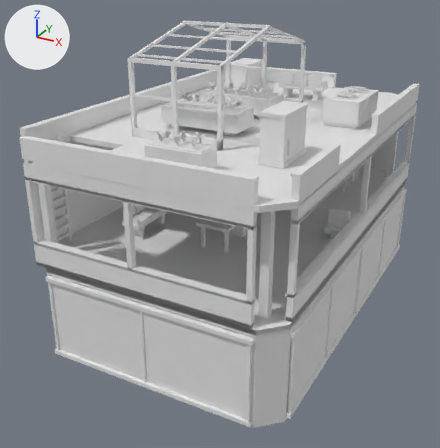
One commit to the OBJ model cloudbreak-array-r2/assets/tower-o-2.obj: the scene before it, then after it.
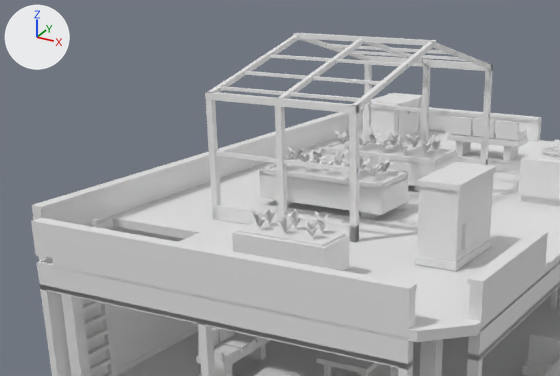
Each version appears first whole from a 50 mm lens placed at (8.77, -17.91, 8.18), pointed at (-0.44, -1.17, -0.2), and next in a close-up on the part from 0% to 79% of the width and 0% to 52% of the height. The axes (+X, +Y, +Z) are drawn at upper left. The lights are the same throughout. The last two pictures show the newer version. Where no turn or scale is listed for an object, it has been applied to the vertices.

Objects in the first close-up: 'tower-o-2'.
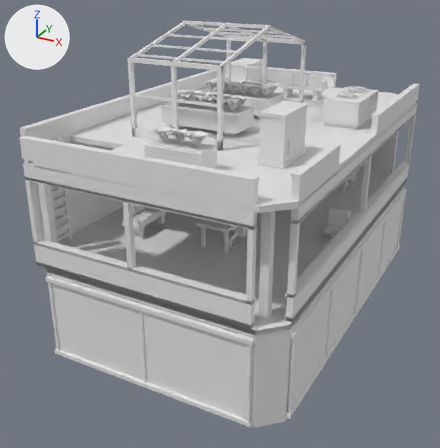
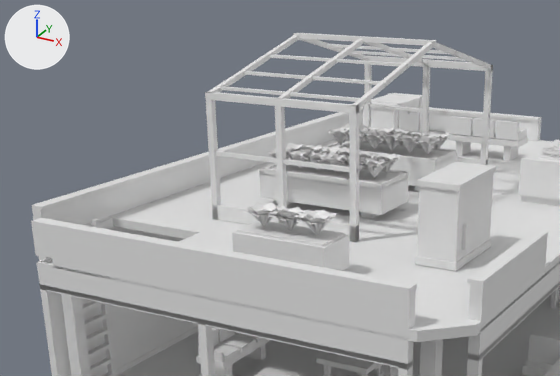
What differs and where, as boxes [x1, y1, x2, y2] in the close-ups (560 x 376 px; the box of a moved part takes in the faces that stretch with it):
part 1 of me_tower_o_2, added
    after: [360, 370, 384, 376]
part 2 of me_tower_o_2, rebuilt
    before: [385, 130, 402, 146]
    after: [388, 129, 414, 147]
part 3 of me_tower_o_2, rebuilt (67% wider, 19% taller)
    before: [375, 134, 392, 149]
    after: [377, 133, 406, 151]
part 4 of me_tower_o_2, rebuilt (72% wider, 24% taller)
    before: [376, 156, 393, 172]
    after: [371, 153, 401, 173]
part 5 of me_tower_o_2, rebuilt (63% wider)
    before: [364, 158, 382, 178]
    after: [359, 159, 389, 178]
part 6 of me_tower_o_2, rebuilt
    before: [365, 128, 381, 143]
    after: [359, 125, 379, 143]
part 7 of me_tower_o_2, rebuilt (69% wider, 25% taller)
    before: [359, 155, 371, 170]
    after: [359, 151, 380, 170]
part 8 of me_tower_o_2, rebuilt
    before: [340, 158, 350, 175]
    after: [336, 156, 373, 171]
part 9 of me_tower_o_2, rebuilt
    before: [335, 130, 350, 145]
    after: [327, 127, 349, 145]
part 10 of me_tower_o_2, rebuilt
    before: [330, 150, 349, 166]
    after: [321, 146, 345, 154]
part 11 of me_tower_o_2, rebuilt
    before: [431, 134, 443, 150]
    after: [425, 132, 450, 150]
part 12 of me_tower_o_2, rebuilt
    before: [417, 139, 435, 154]
    after: [413, 135, 441, 155]
part 13 of me_tower_o_2, rebuilt
    before: [308, 150, 326, 163]
    after: [301, 144, 328, 153]
part 14 of me_tower_o_2, rebuilt
    before: [406, 134, 423, 148]
    after: [409, 131, 435, 149]
part 15 of me_tower_o_2, rebuilt
    before: [396, 137, 413, 152]
    after: [394, 134, 424, 153]
part 16 of me_tower_o_2, rebuilt
    before: [287, 147, 306, 161]
    after: [286, 143, 307, 151]
part 17 of me_tower_o_2, rebuilt (63% wider, 44% taller)
    before: [274, 152, 292, 160]
    after: [267, 147, 297, 159]
part 18 of me_tower_o_2, moved or reshaped
    before: [251, 207, 329, 237]
    after: [242, 202, 337, 235]
part 19 of me_tower_o_2, built on
    before: [296, 153, 336, 172]
    after: [286, 147, 361, 173]
part 20 of me_tower_o_2, built on
    before: [359, 134, 370, 148]
    after: [343, 128, 397, 149]

Patch to the scene script:
```diff
--- a/cloudbreak-array-r2/assets/tower-o-2.obj.py
+++ b/cloudbreak-array-r2/assets/tower-o-2.obj.py
@@ me_tower_o_2 @@
-me_tower_o_2.from_pydata(...)  # 3511 vertices, 4995 faces; spans x -4.32..4.32, y -6.82..6.82, z -2.97..6.28
+me_tower_o_2.from_pydata(...)  # 5284 vertices, 7179 faces; spans x -4.32..4.32, y -6.82..6.82, z -2.97..6.28
+# me_tower_o_2 part 1: a new loose piece, a box spanning x 0.76..1.09, y -3.16..-2.76, z 0.37..0.48
+# me_tower_o_2 part 2: the loose piece of 25 vertices spanning x -0.82..-0.46, y 0.76..1.13, z 3.93..4.26 is rebuilt with 85 vertices and now spans x -0.79..-0.11, y 0.63..1.19, z 3.93..4.31
+# me_tower_o_2 part 3: the loose piece of 25 vertices spanning x -0.83..-0.47, y 0.3..0.67, z 3.93..4.27 is rebuilt with 85 vertices and now spans x -0.79..-0.11, y 0.25..0.81, z 3.93..4.31
+# me_tower_o_2 part 4: the loose piece of 25 vertices spanning x 0.18..0.52, y -1.56..-1.19, z 3.93..4.22 is rebuilt with 85 vertices and now spans x 0.03..0.58, y -1.71..-1.14, z 3.93..4.3
+# me_tower_o_2 part 5: the loose piece of 25 vertices spanning x 0.15..0.51, y -2.03..-1.67, z 3.94..4.27 is rebuilt with 85 vertices and now spans x 0.04..0.58, y -2.08..-1.52, z 3.93..4.29
+# me_tower_o_2 part 6: the loose piece of 25 vertices spanning x -1.29..-0.97, y 0.77..1.14, z 3.93..4.26 is rebuilt with 85 vertices and now spans x -1.6..-0.94, y 0.59..1.19, z 3.93..4.32
+# me_tower_o_2 part 7: the loose piece of 25 vertices spanning x -0.34..0.02, y -1.57..-1.19, z 3.93..4.25 is rebuilt with 85 vertices and now spans x -0.36..0.3, y -1.71..-1.14, z 3.93..4.31
+# me_tower_o_2 part 8: the loose piece of 25 vertices spanning x -0.33..0.03, y -2.04..-1.67, z 3.94..4.26 is rebuilt with 85 vertices and now spans x -0.4..0.3, y -2.08..-1.49, z 3.93..4.32
+# me_tower_o_2 part 9: the loose piece of 25 vertices spanning x -1.8..-1.45, y 0.29..0.67, z 3.93..4.25 is rebuilt with 85 vertices and now spans x -1.87..-1.35, y 0.25..0.86, z 3.93..4.31
+# me_tower_o_2 part 10: the loose piece of 25 vertices spanning x -0.81..-0.49, y -1.57..-1.2, z 3.93..4.26 is rebuilt with 85 vertices and now spans x -1.18..-0.5, y -1.68..-1.14, z 3.93..4.29
+# me_tower_o_2 part 11: the loose piece of 25 vertices spanning x 0.19..0.51, y 0.77..1.14, z 3.93..4.26 is rebuilt with 85 vertices and now spans x 0.05..0.58, y 0.61..1.19, z 3.93..4.29
+# me_tower_o_2 part 12: the loose piece of 25 vertices spanning x 0.16..0.49, y 0.3..0.67, z 3.93..4.25 is rebuilt with 85 vertices and now spans x 0.03..0.58, y 0.25..0.83, z 3.93..4.3
+# me_tower_o_2 part 13: the loose piece of 25 vertices spanning x -1.32..-0.96, y -1.57..-1.2, z 3.93..4.25 is rebuilt with 85 vertices and now spans x -1.59..-0.9, y -1.69..-1.14, z 3.93..4.32
+# me_tower_o_2 part 14: the loose piece of 25 vertices spanning x -0.33..0.03, y 0.76..1.13, z 3.93..4.24 is rebuilt with 85 vertices and now spans x -0.38..0.34, y 0.63..1.19, z 3.93..4.3
+# me_tower_o_2 part 15: the loose piece of 25 vertices spanning x -0.34..-0.01, y 0.29..0.67, z 3.93..4.25 is rebuilt with 85 vertices and now spans x -0.39..0.3, y 0.25..0.8, z 3.93..4.31
+# me_tower_o_2 part 16: the loose piece of 25 vertices spanning x -1.79..-1.44, y -1.57..-1.2, z 3.93..4.24 is rebuilt with 85 vertices and now spans x -1.87..-1.34, y -1.74..-1.14, z 3.93..4.29
+# me_tower_o_2 part 17: the loose piece of 25 vertices spanning x -1.8..-1.44, y -2.04..-1.66, z 3.94..4.22 is rebuilt with 85 vertices and now spans x -1.87..-1.3, y -2.08..-1.52, z 3.93..4.29
+# me_tower_o_2 part 18: 2 vertices moved from x 1.12..1.19, y -5.57..-5.56, z 4.14..4.16 to x 1.1..1.12, y -5.57..-5.36, z 4.16..4.2; 148 vertices removed from x 0.15..1.38, y -5.68..-5.13, z 3.88..4.21; 253 vertices added at x 0.04..1.49, y -5.7..-5.11, z 3.87..4.25
+# me_tower_o_2 part 19: 50 vertices removed from x -1.3..-0.47, y -2.04..-1.67, z 3.94..4.28; 340 vertices added at x -1.63..-0.1, y -2.08..-1.14, z 3.93..4.32
+# me_tower_o_2 part 20: 25 vertices removed from x -1.32..-0.99, y 0.29..0.67, z 3.93..4.28; 255 vertices added at x -1.63..-0.52, y 0.25..1.19, z 3.93..4.32
+# other edits to the shape of me_tower_o_2 do not show in these pictures
```
